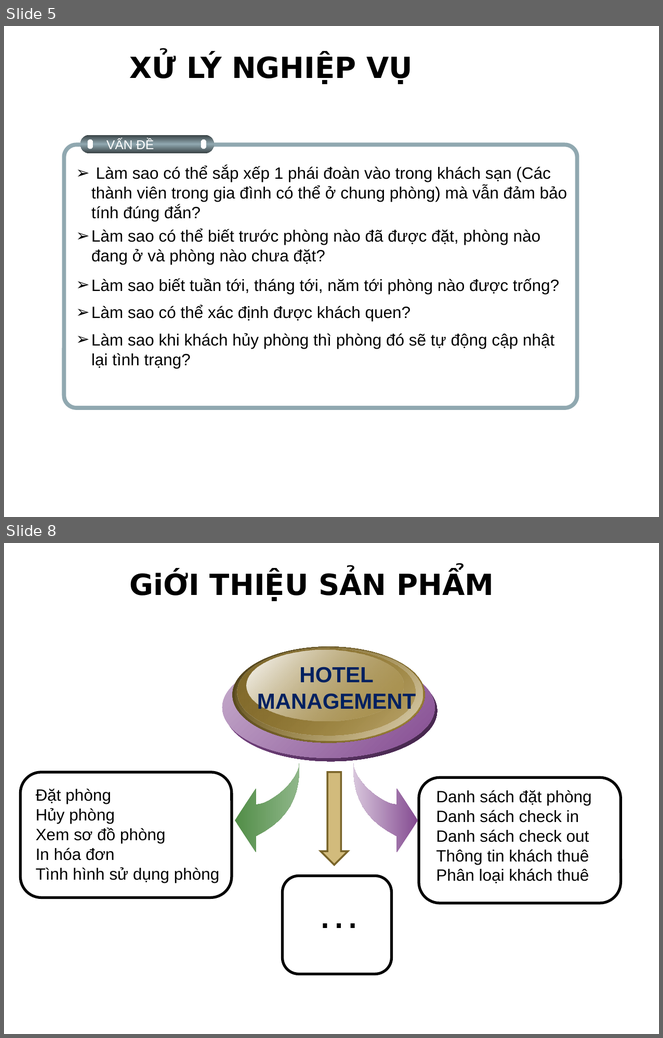
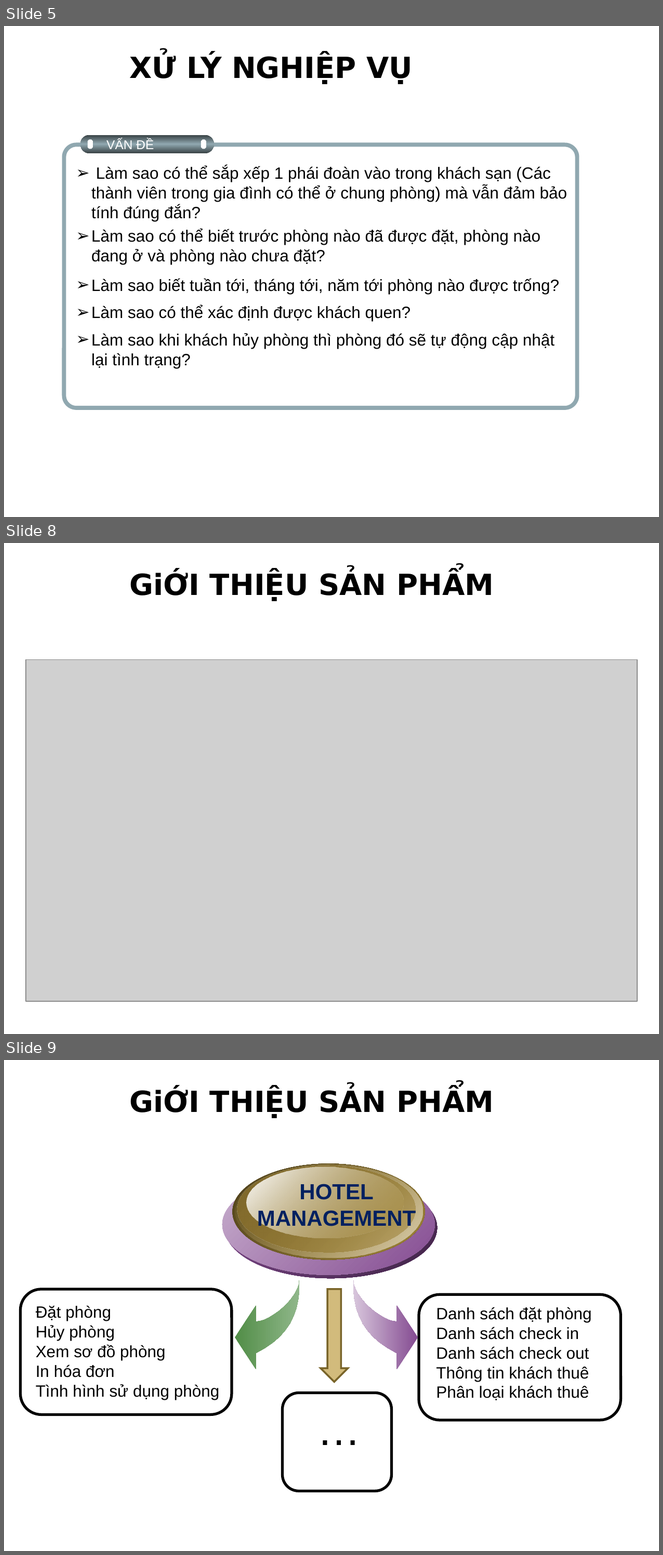
Before and after one commit to Alex7Huynh/group2quanlykhachsan, a slide deck: documents/Hotel Management v1.0_G18.ppt. Shown one above the other, each under a label of ours: slides 5 and 8 before the commit, slides 5, 8 and 9 after it; the slides between them are not shown. The pictures are 663x1038 and 663x1555 pixels, drawn with LibreOffice and Linux fonts; fonts in the diff are those of the drawing; grey boxes stand for pictures; background and template pictures are left out. Boxes give left, top, right and bottom in pixels: in the first picture for what was removed or moved away, otherwise in the second. Text is boxed around its words. In the diff, an @@ line names an element or a change of style, - is before the commit and + after.

```diff
--- a/documents/Hotel Management v1.0_G18.ppt
+++ b/documents/Hotel Management v1.0_G18.ppt
@@ slide 8 added at [4, 543, 659, 1034], background picture (left out) @@
@@ title added at [130, 572, 494, 601], 32 pt, text #000000, bold @@
+GiỚI THIỆU SẢN PHẨM
@@ picture added at [26, 659, 637, 1002] @@
@@ what was slide 8 is now slide 9 @@
```
Also in this commit, not shown: 3 slides changed, 7 other files.
